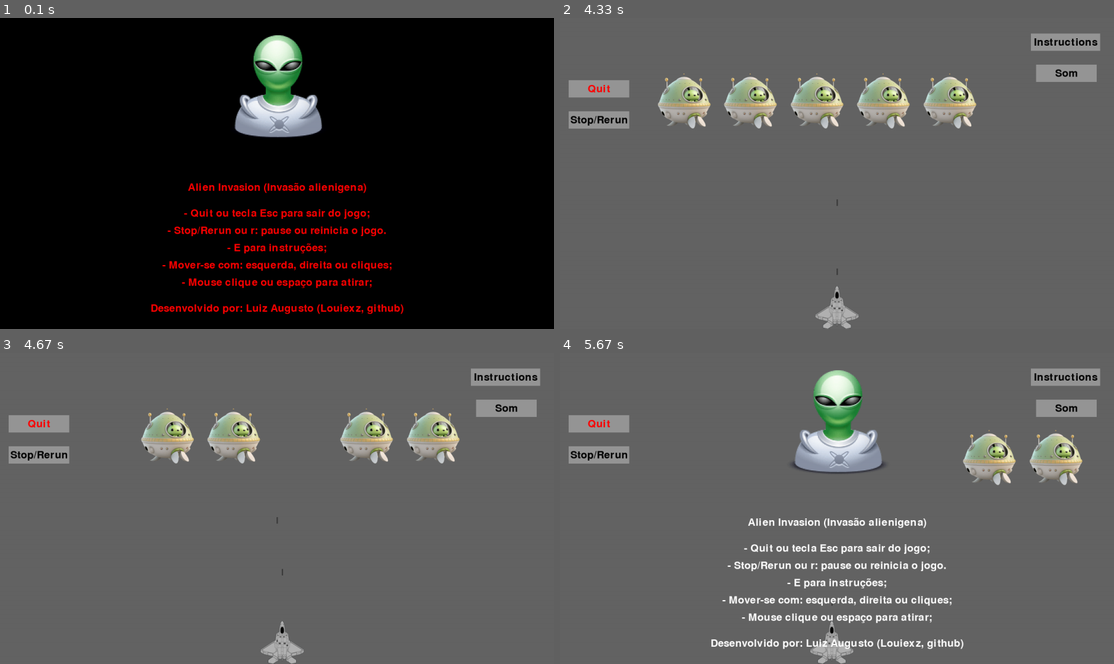
Above: before the commit, frames 1-4 (two rows, left to right).
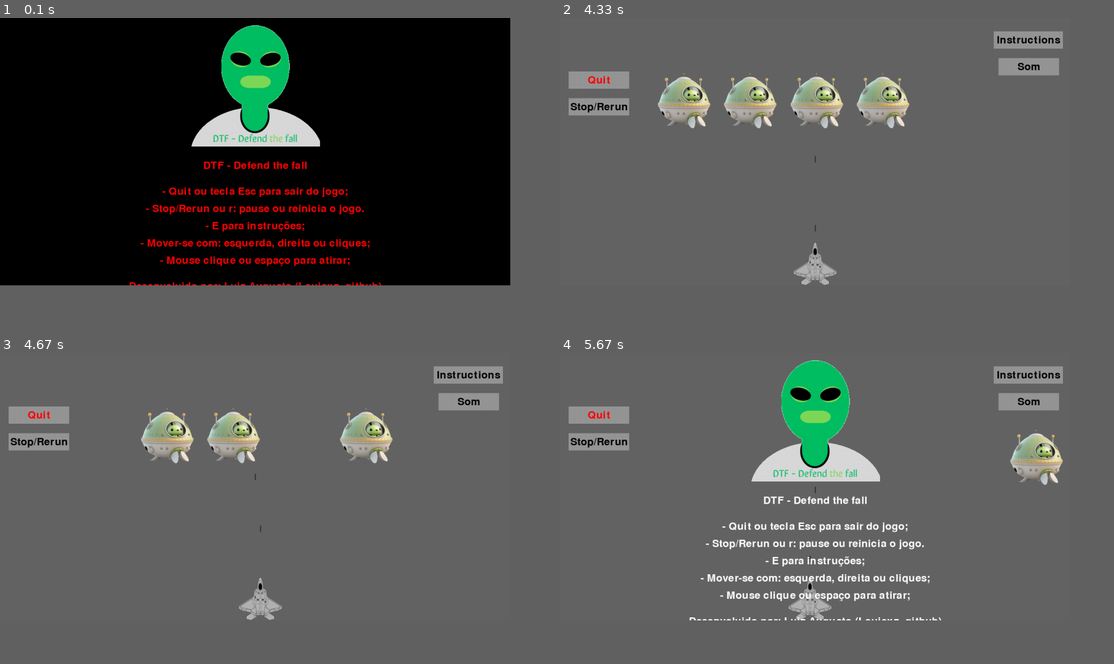
Above: after the commit, the same moments.

Repository: Louiexz/InvasaoAlien-Pygame
Game: pygame game, started from run.py
Two runs of this game, one before a commit and one after it. Both use one fixed random seed, a clock stepped at 60 frames per second and the inputs below.
Inputs:
- Up to frame 1 (0.1 s): no input
- Up to frame 2 (4.33 s): tap Space at 3.57, 3.97, 4.27 s; hold Right from 3.9 s (still down)
- Up to frame 3 (4.67 s): release Right at 4.37 s; hold Right from 4.4 s (still down); tap Space at 4.47 s
- Up to frame 4 (5.67 s): tap Space at 4.77, 4.97, 5.27, 5.53 s; release Right at 4.87 s; hold Left 4.9-5.43 s; hold Left from 5.47 s (still down); tap E at 5.62 s
In our replay, the window is 900x506 before the commit and 829x435 after it. These sizes can differ from the game's own. Grey fills any space a smaller window leaves; there, only what the larger window draws over its background counts as a difference.

The runs differ from the first frame. In frame 1, 11% of the frame differs, in the area x 23-73%, y 2-96%; in frame 2, 5.5%; in frame 3, 5.4%; in frame 4, 17%, in the area x 1-98%, y 2-100%.

Commit message:
Alterando imagens

Diff:
--- a/assets/scripts/game/game_functs.py
+++ b/assets/scripts/game/game_functs.py
@@ -28,7 +28,7 @@
         if image:
             image_surface = pyg.image.load(image)
             image_rect = image_surface.get_rect()
-            image_rect.midbottom = (settings.screen_width * 0.50, settings.screen_height * 0.4)
+            image_rect.midbottom = (settings.screen_width * 0.50, settings.screen_height * 0.48)
             returns.append([image_surface, image_rect])
         GameFuncts.show_text(screen, *returns)
 
@@ -47,7 +47,7 @@
     @staticmethod
     def show_settings(screen, settings, color=(255, 255, 255)):
         msg = """
-Alien Invasion (Invasão alienigena)\n\n
+DTF - Defend the fall\n\n
 - Quit ou tecla Esc para sair do jogo;\n
 - Stop/Rerun ou r: pause ou reinicia o jogo.\n
 - E para instruções;\n
--- a/assets/scripts/main/start.py
+++ b/assets/scripts/main/start.py
@@ -12,8 +12,8 @@
         pyg.display.set_caption("Alien Invasion")
 
         screen_info = pyg.display.Info()
-        width = screen_info.current_w
-        height = screen_info.current_h
+        width = screen_info.current_w - 100
+        height = screen_info.current_h - 100
         screen = pyg.display.set_mode((width, height))
 
         ai_sets = Settings(width, height, screen)
Binary file changed: InvasaoAlien.png
Not shown, changed: README.md
Binary file changed: assets/imagens/enemies/alien-male.png
Binary file changed: assets/imagens/enemies/alien-reaching.png
Binary file changed: instrucoes.png
